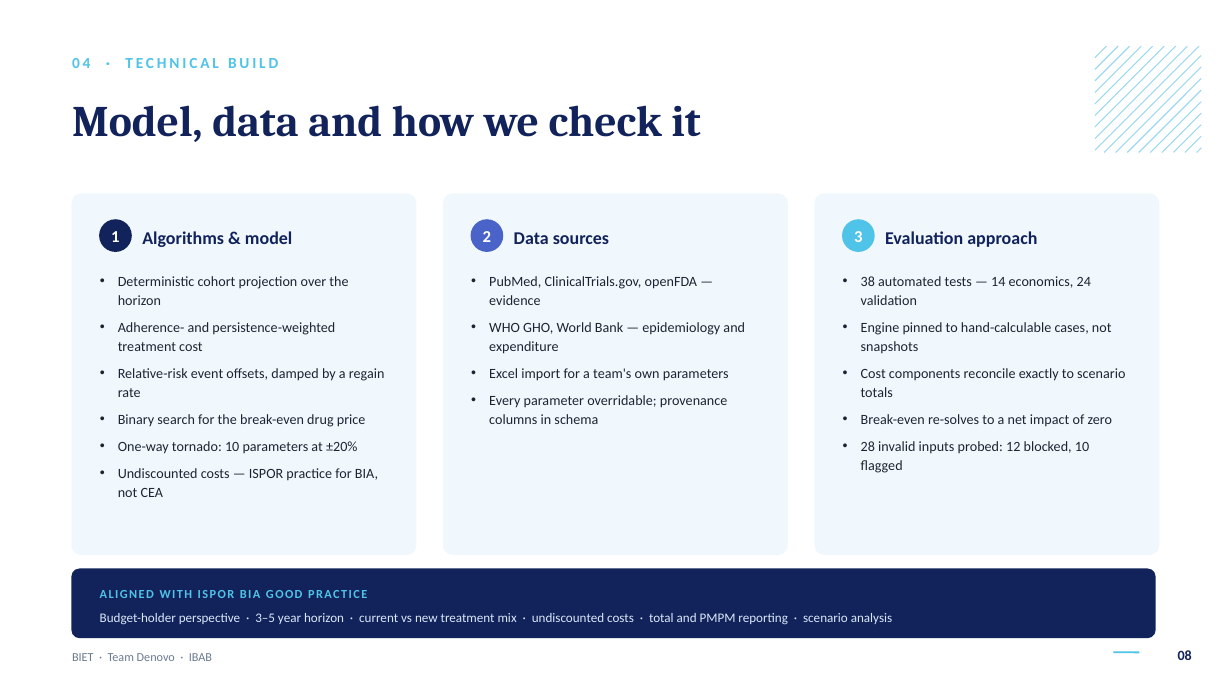
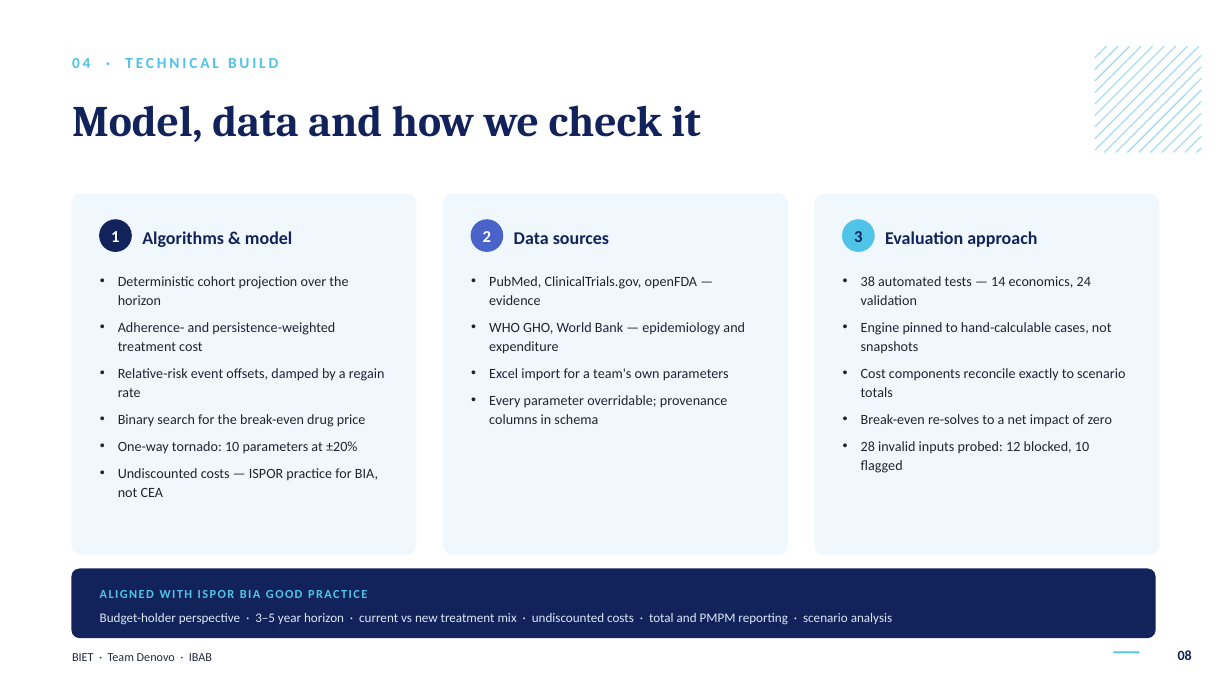
Before and after one commit to Sumithraju/early_stage_bia_react_node_postgres, a slide deck: slide 8 of docs/presentation/BIET-Denovo-IBAB.pptx. Drawn at 1232x693 pixels with LibreOffice and Linux fonts; fonts in the diff are those of the drawing. Boxes give left, top, right and bottom in pixels: in the first picture for what was removed or moved away, otherwise in the second. Text is boxed around its words. In the diff, an @@ line names an element or a change of style, - is before the commit and + after.

```diff
--- a/docs/presentation/BIET-Denovo-IBAB.pptx
+++ b/docs/presentation/BIET-Denovo-IBAB.pptx
@@ text "3" at [854,231,862,242]: text colour #FFFFFF to #12235B @@
@@ text "BIET · Team Denovo · ..." at [72,653,212,661]: text colour #6B7A90 to #232C3A @@
```
Also in this commit, not shown: 13 other slides changed, 1 other file.
